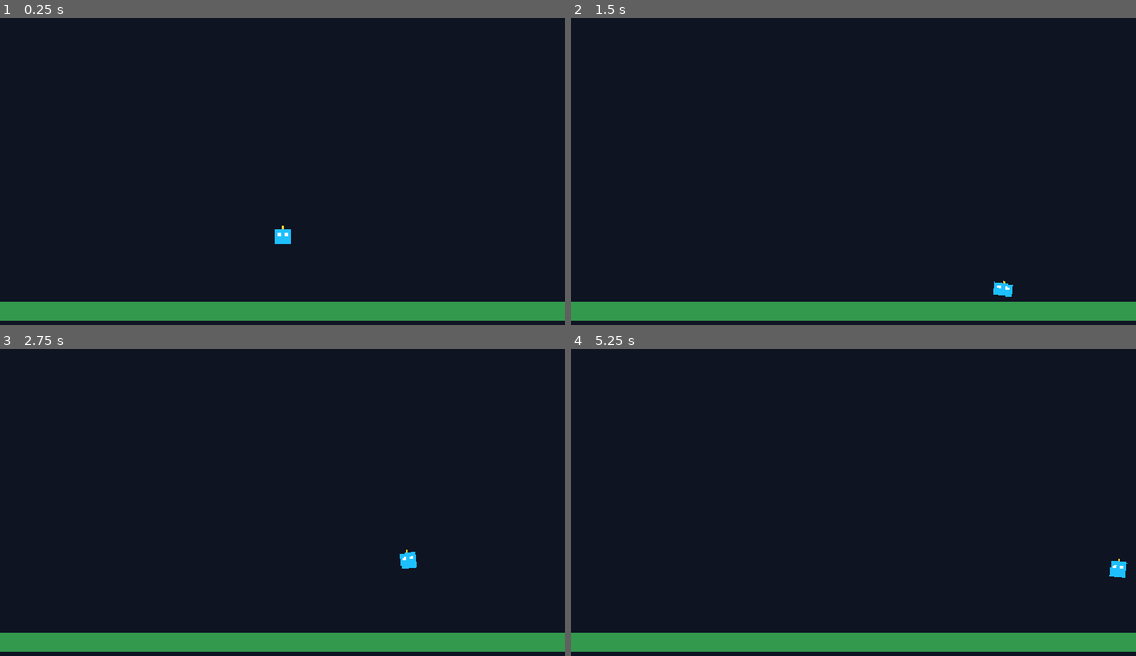
Above: before the commit, frames 1-4 (two rows, left to right).
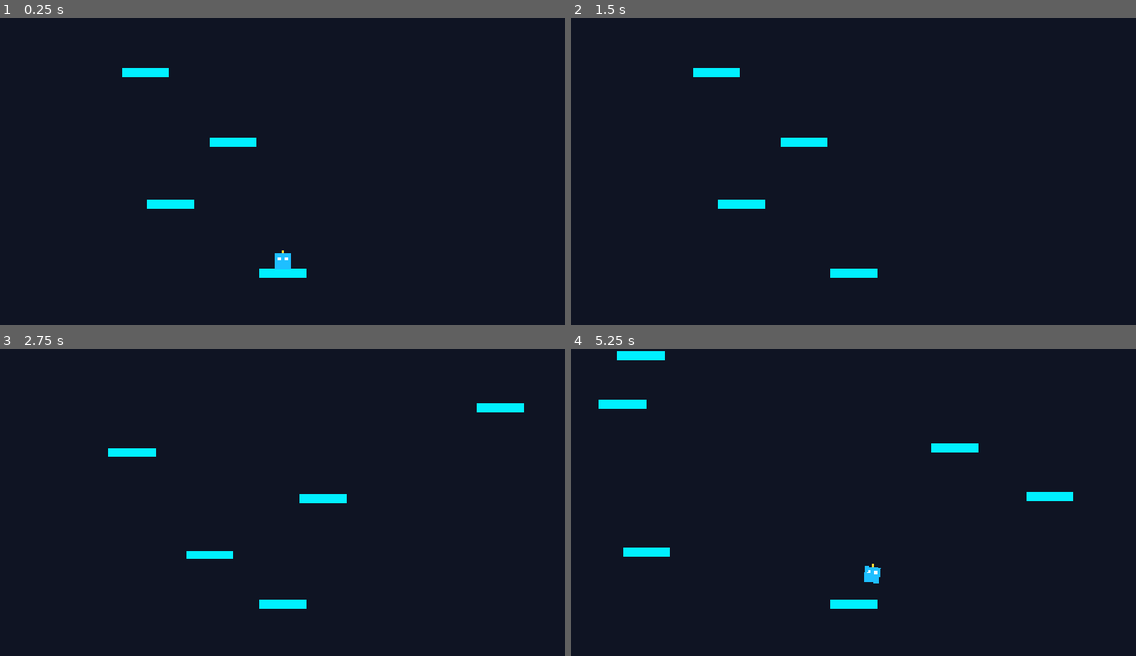
Above: after the commit, the same moments.

Repository: DevireddyNehal/Hopy
Game: Godot game, scene res://scenes/Main.tscn
Two runs of this game, one before a commit and one after it. Both use one fixed random seed, a clock stepped at 60 frames per second and the inputs below.
Inputs:
- Up to frame 1 (0.25 s): no input
- Up to frame 2 (1.5 s): tap Enter at 0.5 s; hold Right (ui_right) from 0.53 s (still down); tap Space (start_action) at 0.6, 1.35 s
- Up to frame 3 (2.75 s): release Right (ui_right) at 2.03 s; hold Left (ui_left) from 2.03 s (still down); tap Space (start_action) at 2.1 s
- Up to frame 4 (5.25 s): release Left (ui_left) at 2.78 s; hold Right (ui_right) 2.78-4.28 s; tap Space (start_action) every 0.75 s from 2.85 to 5.1 s; hold Left (ui_left) 4.28-5.03 s; hold Right (ui_right) from 5.03 s (still down)

The runs differ from the first frame. In frame 1, 7.5% of the frame differs, in the area x 0-100%, y 16-99%; in frame 2, 7.3%; in frame 3, 7.5%; in frame 4, 8.0%, in the area x 0-100%, y 0-99%.

Commit message:
feat(step-2): platform generation, upward camera, thorn instant-death hazard, and fall death

Diff:
--- a/scenes/Main.tscn
+++ b/scenes/Main.tscn
@@ -1,10 +1,9 @@
-[gd_scene load_steps=4 format=3]
+[gd_scene load_steps=5 format=3]
 
 [ext_resource type="Script" path="res://scripts/main.gd" id="1_main"]
-[ext_resource type="PackedScene" path="res://scenes/Robot.tscn" id="2_robot"]
-
-[sub_resource type="RectangleShape2D" id="RectangleShape2D_floor"]
-size = Vector2(1152, 40)
+[ext_resource type="Script" path="res://scripts/camera.gd" id="2_cam"]
+[ext_resource type="Script" path="res://scripts/spawner.gd" id="3_spawn"]
+[ext_resource type="PackedScene" path="res://scenes/Robot.tscn" id="4_robot"]
 
 [node name="Main" type="Node2D"]
 script = ExtResource("1_main")
@@ -20,20 +19,12 @@
 grow_vertical = 2
 color = Color(0.0588235, 0.0784314, 0.137255, 1)
 
-[node name="Floor" type="StaticBody2D" parent="."]
-position = Vector2(576, 600)
-collision_layer = 2
-collision_mask = 0
+[node name="Camera2D" type="Camera2D" parent="."]
+position = Vector2(576, 324)
+script = ExtResource("2_cam")
 
-[node name="CollisionShape2D" type="CollisionShape2D" parent="Floor"]
-shape = SubResource("RectangleShape2D_floor")
+[node name="Spawner" type="Node2D" parent="."]
+script = ExtResource("3_spawn")
 
-[node name="ColorRect" type="ColorRect" parent="Floor"]
-offset_left = -576.0
-offset_top = -20.0
-offset_right = 576.0
-offset_bottom = 20.0
-color = Color(0.2, 0.6, 0.3, 1)
-
-[node name="Robot" parent="." instance=ExtResource("2_robot")]
-position = Vector2(576, 400)
+[node name="Robot" parent="." instance=ExtResource("4_robot")]
+position = Vector2(576, 450)
--- /dev/null
+++ b/scenes/Platform.tscn
@@ -0,0 +1,40 @@
+[gd_scene load_steps=3 format=3]
+
+[ext_resource type="Script" path="res://scripts/platform.gd" id="1_plat"]
+
+[sub_resource type="RectangleShape2D" id="RectangleShape2D_platform"]
+size = Vector2(96, 18)
+
+[node name="Platform" type="StaticBody2D" groups=["platforms"]]
+collision_layer = 2
+collision_mask = 0
+script = ExtResource("1_plat")
+
+[node name="CollisionShape2D" type="CollisionShape2D" parent="."]
+shape = SubResource("RectangleShape2D_platform")
+one_way_collision = true
+one_way_collision_margin = 8.0
+
+[node name="Visuals" type="Node2D" parent="."]
+
+[node name="BaseRect" type="ColorRect" parent="Visuals"]
+offset_left = -48.0
+offset_top = -9.0
+offset_right = 48.0
+offset_bottom = 9.0
+color = Color(0, 0.941176, 1, 1)
+
+[node name="Spikes" type="Node2D" parent="Visuals"]
+visible = false
+
+[node name="Spike1" type="Polygon2D" parent="Visuals/Spikes"]
+color = Color(1, 0.1, 0.1, 1)
+polygon = PackedVector2Array(-36, -9, -28, -20, -20, -9)
+
+[node name="Spike2" type="Polygon2D" parent="Visuals/Spikes"]
+color = Color(1, 0.1, 0.1, 1)
+polygon = PackedVector2Array(-12, -9, -4, -20, 4, -9)
+
+[node name="Spike3" type="Polygon2D" parent="Visuals/Spikes"]
+color = Color(1, 0.1, 0.1, 1)
+polygon = PackedVector2Array(12, -9, 20, -20, 28, -9)
--- /dev/null
+++ b/scripts/camera.gd
@@ -0,0 +1,31 @@
+extends Camera2D
+class_name FollowCamera
+
+@export var target: Node2D
+@export var smooth_speed: float = 8.0
+
+var highest_y: float = 0.0
+var viewport_half_height: float = 324.0 # 648 / 2
+
+func _ready() -> void:
+	highest_y = global_position.y
+
+func _physics_process(delta: float) -> void:
+	if not target:
+		return
+
+	# 1. Camera ONLY moves upward (negative Y)
+	# When target goes higher than current camera center, smoothly interpolate up
+	if target.global_position.y < global_position.y:
+		global_position.y = lerp(global_position.y, target.global_position.y, smooth_speed * delta)
+		if global_position.y < highest_y:
+			highest_y = global_position.y
+
+	# 2. Falling below screen death condition:
+	# If target drops below the visible bottom of the camera view:
+	var screen_bottom = global_position.y + viewport_half_height + 40.0
+	if target.global_position.y > screen_bottom:
+		if target.has_method("die"):
+			target.die()
+		else:
+			GameState.end_game()
--- a/scripts/main.gd
+++ b/scripts/main.gd
@@ -1,6 +1,43 @@
 extends Node2D
 
 @onready var robot: CharacterBody2D = $Robot
+@onready var camera: Camera2D = $Camera2D
+@onready var spawner: Node2D = $Spawner
+@onready var background_rect: ColorRect = $Background/ColorRect
+
+var can_restart: bool = false
+var start_y: float = 450.0
 
 func _ready() -> void:
 	GameState.start_game()
+	GameState.game_over.connect(_on_game_over)
+	GameState.color_scheme_changed.connect(_on_color_scheme_changed)
+
+	_on_color_scheme_changed(GameState.color_scheme_index)
+	spawner.camera = camera
+	camera.target = robot
+	start_y = robot.global_position.y
+
+func _physics_process(_delta: float) -> void:
+	# Height-based score calculation
+	if GameState.is_game_active and is_instance_valid(robot):
+		var current_height = maxf(0.0, (start_y - robot.global_position.y) / 8.0)
+		GameState.update_score(int(current_height))
+
+	# Spacebar restart when game over
+	if can_restart and Input.is_action_just_pressed("start_action"):
+		_restart_game()
+
+func _on_color_scheme_changed(scheme_index: int) -> void:
+	if scheme_index < GameState.COLOR_SCHEMES.size():
+		var scheme = GameState.COLOR_SCHEMES[scheme_index]
+		if background_rect:
+			background_rect.color = scheme["bg"]
+
+func _on_game_over() -> void:
+	# Enable instant Space restart
+	can_restart = true
+
+func _restart_game() -> void:
+	can_restart = false
+	get_tree().reload_current_scene()
--- /dev/null
+++ b/scripts/platform.gd
@@ -0,0 +1,107 @@
+extends StaticBody2D
+class_name Platform
+
+enum Type {
+	NORMAL,
+	MOVING,
+	CRUMBLE,
+	RAINBOW,
+	THORN,
+	MEME
+}
+
+@export var platform_type: Type = Type.NORMAL
+
+@onready var collision_shape: CollisionShape2D = $CollisionShape2D
+@onready var visuals: Node2D = $Visuals
+@onready var base_rect: ColorRect = $Visuals/BaseRect
+@onready var spikes: Node2D = $Visuals/Spikes
+
+# Moving platform variables
+var move_speed: float = 120.0
+var move_direction: float = 1.0
+var left_limit: float = 100.0
+var right_limit: float = 1050.0
+
+# Crumble state
+var is_broken: bool = false
+
+func _ready() -> void:
+	apply_type_style()
+	# Randomize moving platform start direction
+	if randf() > 0.5:
+		move_direction = -1.0
+
+func _physics_process(delta: float) -> void:
+	if platform_type == Type.MOVING and not is_broken:
+		position.x += move_direction * move_speed * delta
+		if position.x <= left_limit:
+			position.x = left_limit
+			move_direction = 1.0
+		elif position.x >= right_limit:
+			position.x = right_limit
+			move_direction = -1.0
+
+func apply_type_style() -> void:
+	# Hide spikes by default
+	if spikes:
+		spikes.visible = (platform_type == Type.THORN)
+
+	# Visual placeholder colors
+	match platform_type:
+		Type.NORMAL:
+			base_rect.color = Color("00f0ff") # Electric Cyan
+		Type.MOVING:
+			base_rect.color = Color("39ff14") # Lime Green
+		Type.CRUMBLE:
+			base_rect.color = Color("ffaa00") # Crumbly Orange
+		Type.RAINBOW:
+			base_rect.color = Color("ff007f") # Hot Magenta
+		Type.THORN:
+			base_rect.color = Color("d50000") # Crimson Hazard Red
+		Type.MEME:
+			base_rect.color = Color("ffd600") # Gold / Meme Yellow
+
+func on_robot_landed(robot: CharacterBody2D) -> void:
+	if is_broken:
+		return
+
+	match platform_type:
+		Type.NORMAL:
+			robot.bounce(1.0)
+
+		Type.MOVING:
+			robot.bounce(1.0)
+
+		Type.RAINBOW:
+			# 1.5x Super bounce
+			robot.bounce(1.5)
+
+		Type.THORN:
+			# Thorn platform kills immediately!
+			if robot.has_method("die"):
+				robot.die()
+			else:
+				GameState.end_game()
+
+		Type.CRUMBLE:
+			robot.bounce(1.0)
+			# Breaks after 0.15s
+			is_broken = true
+			_trigger_crumble()
+
+		Type.MEME:
+			robot.bounce(1.0)
+
+func _trigger_crumble() -> void:
+	var tween = create_tween()
+	# Shake then fall
+	tween.tween_property(visuals, "position:x", 4.0, 0.04)
+	tween.tween_property(visuals, "position:x", -4.0, 0.04)
+	tween.tween_property(visuals, "position:x", 0.0, 0.04)
+	tween.tween_callback(func():
+		collision_shape.set_deferred("disabled", true)
+	)
+	# Fade out & drop
+	tween.tween_property(visuals, "modulate:a", 0.0, 0.2)
+	tween.parallel().tween_property(visuals, "position:y", 30.0, 0.2)
--- a/scripts/robot.gd
+++ b/scripts/robot.gd
@@ -17,10 +17,13 @@
 # Multiplier applied when special platforms (like Rainbow) boost the bounce
 var current_bounce_multiplier: float = 1.0
 
-# Steering multiplier (can be slowed by Glitch platform)
+# Steering multiplier
 var steer_multiplier: float = 1.0
+var is_dead: bool = false
 
 func _physics_process(delta: float) -> void:
+	if is_dead:
+		return
 	# 1. Apply gravity
 	velocity.y += gravity * delta
 
@@ -42,7 +45,18 @@
 
 	# 4. Auto-bounce when landing on a floor/platform while falling
 	if is_on_floor() and was_falling:
-		bounce()
+		var handled_by_platform = false
+		for i in get_slide_collision_count():
+			var collision = get_slide_collision(i)
+			var collider = collision.get_collider()
+			# Normal pointing up check (so side brushes don't trigger bounce)
+			if collision.get_normal().y < -0.5:
+				if collider and collider.has_method("on_robot_landed"):
+					collider.on_robot_landed(self)
+					handled_by_platform = true
+					break
+		if not handled_by_platform:
+			bounce(1.0)
 
 	# 5. Screen boundary handling:
 	# Choice: SCREEN WRAPPING. Exiting the left edge wraps the robot to the right edge,
@@ -52,7 +66,20 @@
 	elif position.x > SCREEN_WIDTH + HALF_WIDTH:
 		position.x = -HALF_WIDTH
 
+func die() -> void:
+	if is_dead:
+		return
+	is_dead = true
+	velocity = Vector2.ZERO
+	# Quick death spin & drop
+	var tween = create_tween()
+	tween.tween_property(sprite, "rotation", PI * 2, 0.4)
+	tween.parallel().tween_property(sprite, "scale", Vector2.ZERO, 0.4)
+	GameState.end_game()
+
 func bounce(multiplier: float = 1.0) -> void:
+	if is_dead:
+		return
 	current_bounce_multiplier = multiplier
 	velocity.y = bounce_velocity * current_bounce_multiplier
 
--- /dev/null
+++ b/scripts/spawner.gd
@@ -0,0 +1,84 @@
+extends Node2D
+class_name PlatformSpawner
+
+const PlatformScript = preload("res://scripts/platform.gd")
+
+@export var platform_scene: PackedScene
+@export var camera: Camera2D
+
+# Max jump height is 175px (v=700, g=1400), so gap must always be <= 160px
+const MIN_GAP_Y: float = 85.0
+const MAX_GAP_Y: float = 145.0
+const MIN_X: float = 80.0
+const MAX_X: float = 1072.0
+const BUFFER_AHEAD: float = 800.0 # Keep spawning 800px above camera
+const DESPAWN_OFFSET: float = 500.0 # Remove platforms 500px below camera
+
+var highest_spawned_y: float = 520.0
+var platform_count: int = 0
+var active_platforms: Array[StaticBody2D] = []
+
+func _ready() -> void:
+	if not platform_scene:
+		platform_scene = preload("res://scenes/Platform.tscn")
+	# Initial seed platforms
+	_spawn_initial_platforms()
+
+func _physics_process(_delta: float) -> void:
+	if not camera:
+		return
+
+	# 1. Spawn ahead of camera
+	var camera_top = camera.global_position.y - 324.0
+	while highest_spawned_y > camera_top - BUFFER_AHEAD:
+		_spawn_next_platform()
+
+	# 2. Cleanup platforms that fall below screen
+	var camera_bottom = camera.global_position.y + 324.0 + DESPAWN_OFFSET
+	_cleanup_old_platforms(camera_bottom)
+
+func _spawn_initial_platforms() -> void:
+	# First safe platform directly under the player start
+	_spawn_platform_at(Vector2(576, 520), PlatformScript.Type.NORMAL)
+
+	# Spawn a trail of initial platforms reaching up
+	for i in range(12):
+		_spawn_next_platform()
+
+func _spawn_next_platform() -> void:
+	var gap = randf_range(MIN_GAP_Y, MAX_GAP_Y)
+	highest_spawned_y -= gap
+	var spawn_x = randf_range(MIN_X, MAX_X)
+
+	platform_count += 1
+	var chosen_type = PlatformScript.Type.NORMAL
+
+	# Special platform appears about once every 8 to 10 platforms (12% chance)
+	if platform_count > 3 and randf() < 0.15:
+		var specials = [
+			PlatformScript.Type.MOVING,
+			PlatformScript.Type.CRUMBLE,
+			PlatformScript.Type.RAINBOW,
+			PlatformScript.Type.THORN,
+			PlatformScript.Type.MEME
+		]
+		chosen_type = specials[randi() % specials.size()]
+
+	_spawn_platform_at(Vector2(spawn_x, highest_spawned_y), chosen_type)
+
+func _spawn_platform_at(pos: Vector2, type: int) -> void:
+	var plat = platform_scene.instantiate()
+	plat.global_position = pos
+	plat.platform_type = type
+	add_child(plat)
+	active_platforms.append(plat)
+
+func _cleanup_old_platforms(threshold_y: float) -> void:
+	var surviving: Array[StaticBody2D] = []
+	for plat in active_platforms:
+		if is_instance_valid(plat):
+			if plat.global_position.y > threshold_y:
+				plat.queue_free()
+			else:
+				surviving.append(plat)
+	active_platforms = surviving
--- /dev/null
+++ b/tests/TestStep2.tscn
@@ -0,0 +1,6 @@
+[gd_scene load_steps=2 format=3]
+
+[ext_resource type="Script" path="res://tests/test_step2_node.gd" id="1_test"]
+
+[node name="TestStep2" type="Node"]
+script = ExtResource("1_test")
--- /dev/null
+++ b/tests/test_step2_node.gd
@@ -0,0 +1,58 @@
+extends Node
+
+const PlatformScript = preload("res://scripts/platform.gd")
+
+func _ready() -> void:
+	print("--- TESTING STEP 2: PLATFORMS, CAMERA, THORN HAZARD & FALLING DEATH ---")
+
+	# 1. Load Main Scene
+	GameState.start_game()
+	var main_scene = load("res://scenes/Main.tscn")
+	assert(main_scene != null, "Main scene must load")
+	var main = main_scene.instantiate()
+	add_child(main)
+
+	var robot = main.get_node("Robot")
+	var camera = main.get_node("Camera2D")
+	var spawner = main.get_node("Spawner")
+
+	assert(robot != null, "Robot must exist in Main")
+	assert(camera != null, "Camera2D must exist in Main")
+	assert(spawner != null, "Spawner must exist in Main")
+	print("✓ Main scene nodes initialized")
+
+	# 2. Verify platform spawning gaps
+	assert(spawner.active_platforms.size() >= 10, "Spawner must pre-generate at least 10 platforms")
+	var prev_y = spawner.active_platforms[0].global_position.y
+	for i in range(1, spawner.active_platforms.size()):
+		var cur_y = spawner.active_platforms[i].global_position.y
+		var gap = prev_y - cur_y
+		assert(gap <= 165.0, "Platform vertical gap must not exceed max jump reach (175px). Found gap: " + str(gap))
+		prev_y = cur_y
+	print("✓ Platform procedural generation verified (all gaps reachable < 165px)")
+
+	# 3. Test Thorn Platform instant death
+	var thorn_plat = load("res://scenes/Platform.tscn").instantiate()
+	thorn_plat.platform_type = PlatformScript.Type.THORN
+	add_child(thorn_plat)
+
+	var death_signal = [false]
+	GameState.game_over.connect(func(): death_signal[0] = true)
+	thorn_plat.on_robot_landed(robot)
+	assert(robot.is_dead == true, "Landing on Thorn platform must kill the robot")
+	assert(death_signal[0] == true, "Thorn landing must trigger GameState game_over")
+	print("✓ Thorn platform instant-death verified")
+
+	# 4. Test Camera falling death detection
+	# Reset robot for fall test
+	robot.is_dead = false
+	death_signal[0] = false
+	GameState.start_game()
+	camera.global_position.y = 0.0
+	robot.global_position.y = camera.global_position.y + 400.0 # Well below screen bottom (324 + 40 = 364)
+	camera._physics_process(0.016)
+	assert(robot.is_dead == true, "Falling below camera bottom must trigger death")
+	print("✓ Falling below camera triggers death verified")
+
+	print("--- STEP 2 TESTS PASSED SUCCESSFULLY! ---")
+	get_tree().quit(0)
